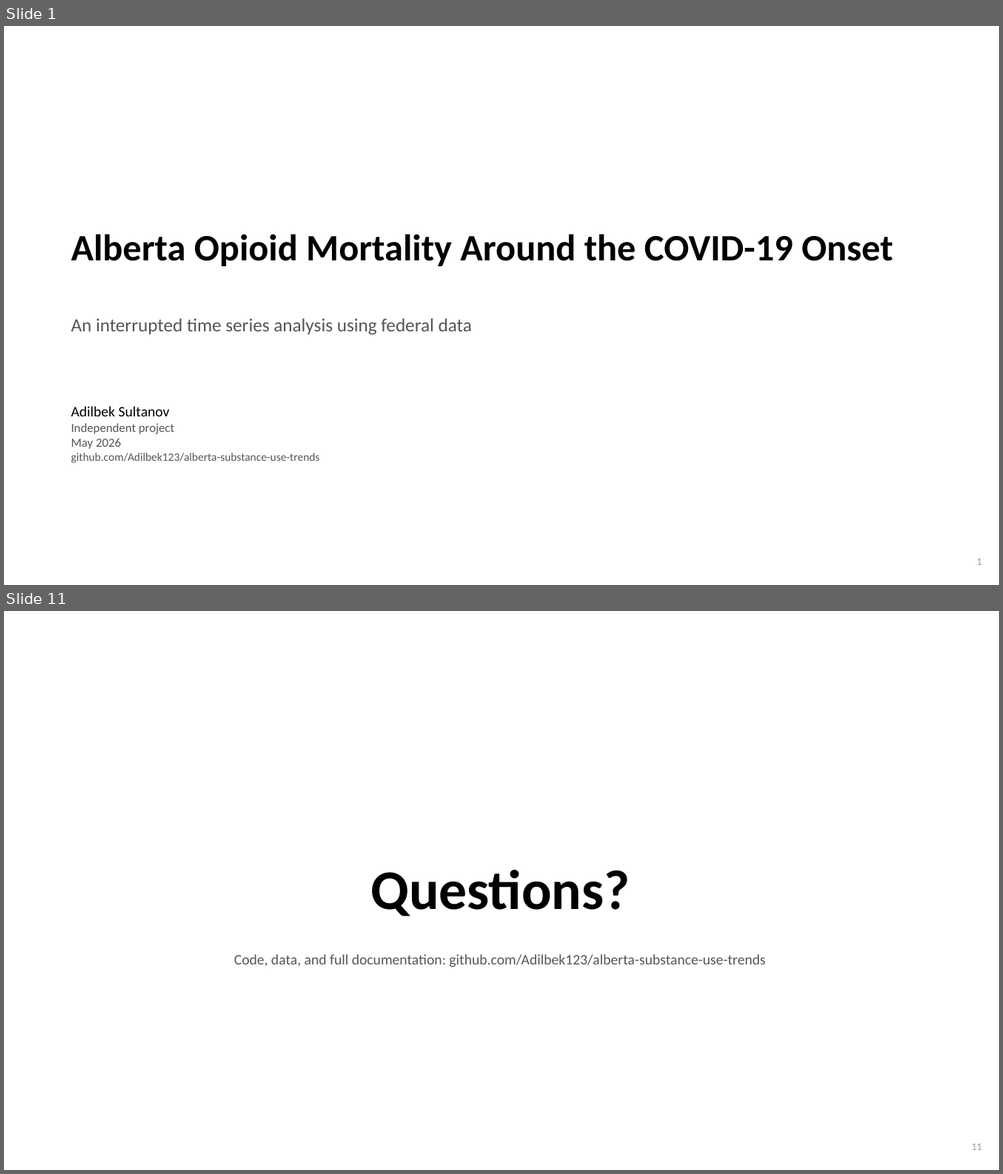
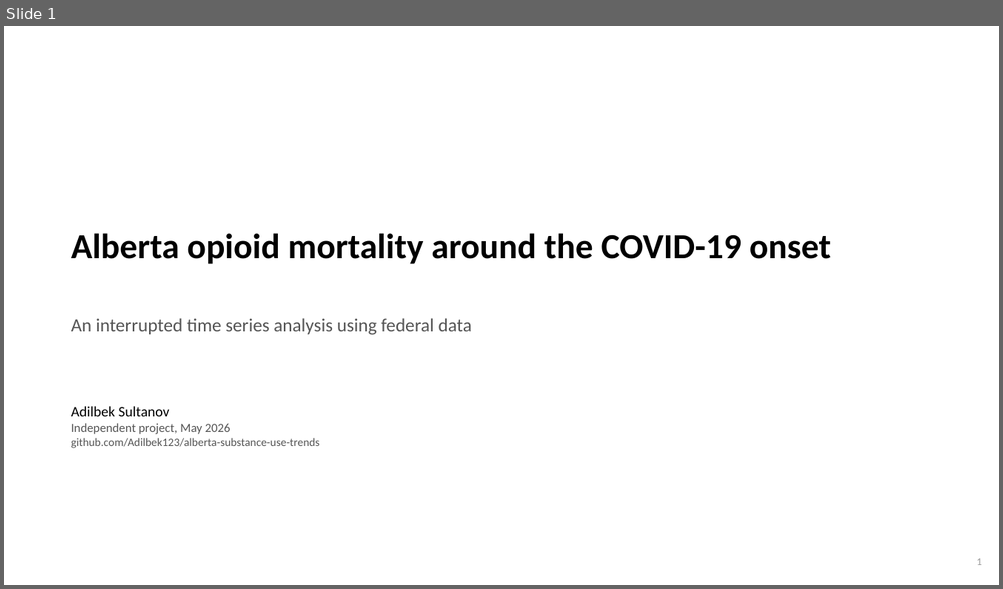
Before and after one commit to Adilbek123/alberta-substance-use-trends, a slide deck: slides.pptx. Shown one above the other, each under a label of ours: slides 1 and 11 before the commit, slide 1 after it; the slides between them are not shown. The pictures are 1003x1174 and 1003x589 pixels, drawn with LibreOffice and Linux fonts; fonts in the diff are those of the drawing. Boxes give left, top, right and bottom in pixels: in the first picture for what was removed or moved away, otherwise in the second. Text is boxed around its words. In the diff, an @@ line names an element or a change of style, - is before the commit and + after.

Commit message:
Rebuild deck and writeup: policy briefing arc with sentence-style titles, detailed COVID background, no em-dashes

```diff
--- a/slides.pptx
+++ b/slides.pptx
@@ slide 11 removed at (4, 611, 999, 1170), background #FFFFFF @@
@@ text removed at (370, 870, 629, 917) @@
-Questions?
@@ text removed at (234, 954, 765, 968) @@
-Code, data, and full documentation: github.com/Adilbek123/alberta-substance-use-trends
@@ text removed at (971, 1144, 982, 1150) @@
-11
@@ slide 1 changed as well @@
@@ text at (71, 233, 831, 264): text changed; size 36 to 34 pt @@
-Alberta Opioid Mortality Around the COVID-19 Onset
+Alberta opioid mortality around the COVID-19 onset
@@ text at (71, 423, 230, 434): text changed @@
-Independent project
-May 2026
+Independent project, May 2026
```
Also in this commit, not shown: 2 other slides changed, 4 slides added, 7 other slides removed, 7 other files.
